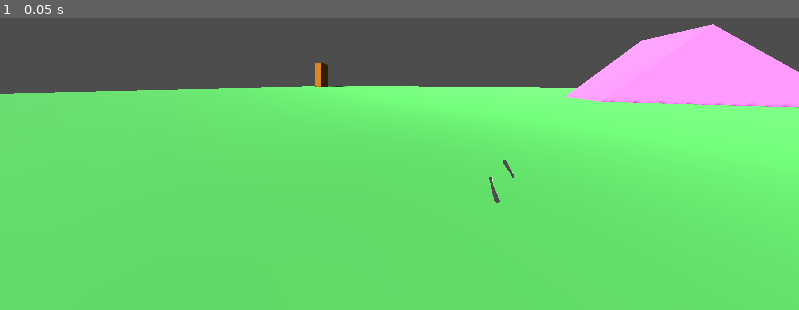
Above: before the commit, frame 1.
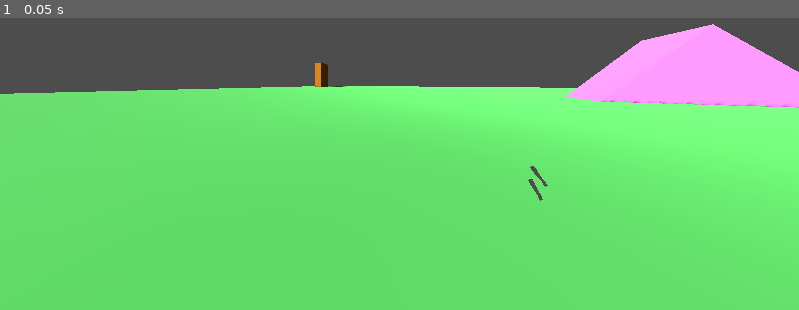
Above: after the commit, the same moment.

Repository: Michal1004/rwr
Game: Godot game, scene res://main.tscn
Same seed, same stepped clock (60 frames per second), same inputs: the game is played once before the commit and once after it.
Inputs:
- Up to frame 1 (0.05 s): no input

The runs differ from the first frame. In frame 1, 0.1% of the frame differs, in the area x 61-69%, y 48-64%.

Commit message:
Ostatecznie

Diff:
--- a/project_files/main.tscn
+++ b/project_files/main.tscn
@@ -69,23 +69,23 @@
 fov = 109.19813
 
 [node name="LeftController" type="XRController3D" parent="XROrigin3D" unique_id=334753170]
-transform = Transform3D(-1, 0, 8.742278e-08, 0, 1, 0, -8.742278e-08, 0, -1, -0.27963063, 0.018869877, 0)
+transform = Transform3D(-1, 0, 8.742278e-08, 0, 1, 0, -8.742278e-08, 0, -1, -0.22470424, 0.003961563, 0)
 tracker = &"left_hand"
 
 [node name="Node3D HandLeftRoot" type="Node3D" parent="XROrigin3D/LeftController" unique_id=1611050035]
 
 [node name="hand_left" parent="XROrigin3D/LeftController/Node3D HandLeftRoot" unique_id=735399360 instance=ExtResource("1_0xm2m")]
-transform = Transform3D(4.371139e-09, -0.1, 8.742278e-09, -0.1, -4.371139e-09, 0, 3.8213711e-16, -8.742278e-09, -0.1, -0.004999995, 0.12172519, -0.01)
+transform = Transform3D(-0.007552204, -0.09967688, 0.00273574, -0.09969665, 0.0074962247, -0.0020942418, 0.0018823979, -0.0028855985, -0.099940635, -0.0623336, 0.12172519, -0.009999994)
 
 [node name="RightController" type="XRController3D" parent="XROrigin3D" unique_id=1445229272]
-transform = Transform3D(-1, 0, 8.742278e-08, 0, 1, 0, -8.742278e-08, 0, -1, -0.0066686273, 0.05032803, 0)
+transform = Transform3D(-1, 0, 8.742278e-08, 0, 1, 0, -8.742278e-08, 0, -1, -0.0066686273, 0.14654046, 0)
 tracker = &"right_hand"
 script = ExtResource("3_1bvp3")
 
 [node name="Node3D HandRightRoot" type="Node3D" parent="XROrigin3D/RightController" unique_id=140452139]
 
 [node name="hand_right" parent="XROrigin3D/RightController/Node3D HandRightRoot" unique_id=822245146 instance=ExtResource("2_h2yge")]
-transform = Transform3D(4.6934696e-09, 0.1, 2.6220889e-08, -0.09993201, 3.7235046e-09, 0.0036870386, 0.0036870386, -2.637611e-08, 0.09993201, 0.25824386, 0.050543815, -0.12667511)
+transform = Transform3D(0.01652346, -0.0979314, 0.011679927, -0.09854937, -0.01592961, 0.0058534136, -0.003871752, -0.01247768, -0.0991429, 0.18274803, -0.03161989, -0.07917868)
 
 [node name="TeleportRay" type="RayCast3D" parent="XROrigin3D/RightController" unique_id=360056010]
 exclude_parent = false
